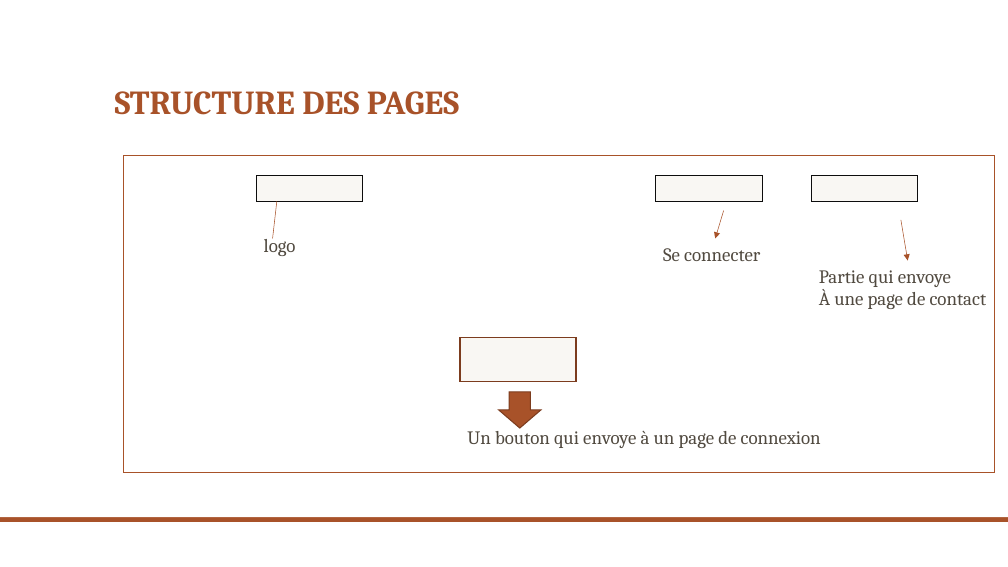
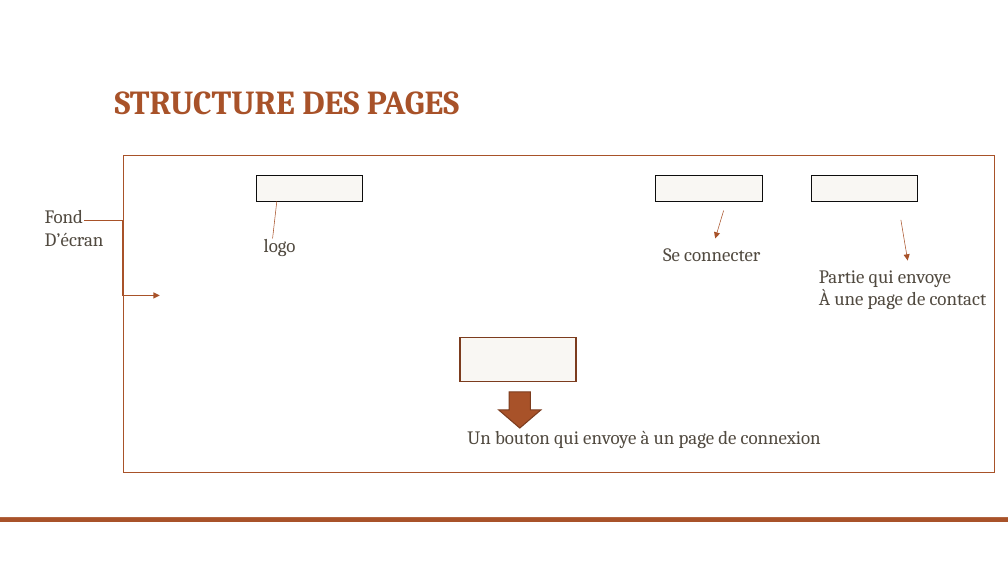
Before and after one commit to PPE020/projet, a slide deck: slide 2 of charte graphique.pptx. Drawn at 1008x567 pixels with LibreOffice and Linux fonts; fonts in the diff are those of the drawing; background and template pictures are left out. Boxes give left, top, right and bottom in pixels: in the first picture for what was removed or moved away, otherwise in the second. Text is boxed around its words. In the diff, an @@ line names an element or a change of style, - is before the commit and + after.

Commit message:
Add files via upload
Version modifié

```diff
--- a/charte graphique.pptx
+++ b/charte graphique.pptx
@@ text added at <box>45,210,104,246</box>, 18 pt, text #514A40 @@
+Fond
+D’écran
@@ elbow arrow added from (84, 220) to (160, 296), #A85229 0.5 pt @@
```
